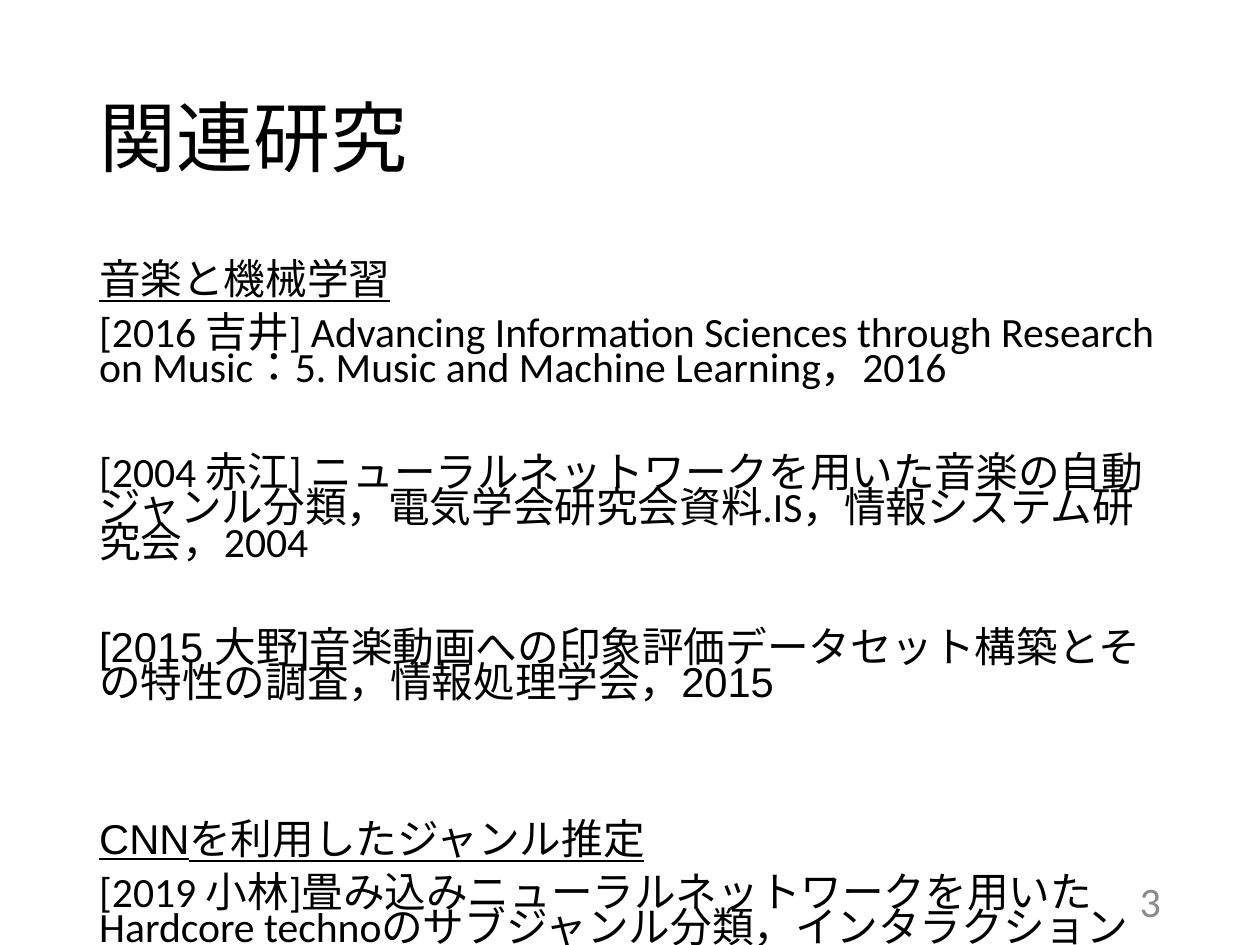
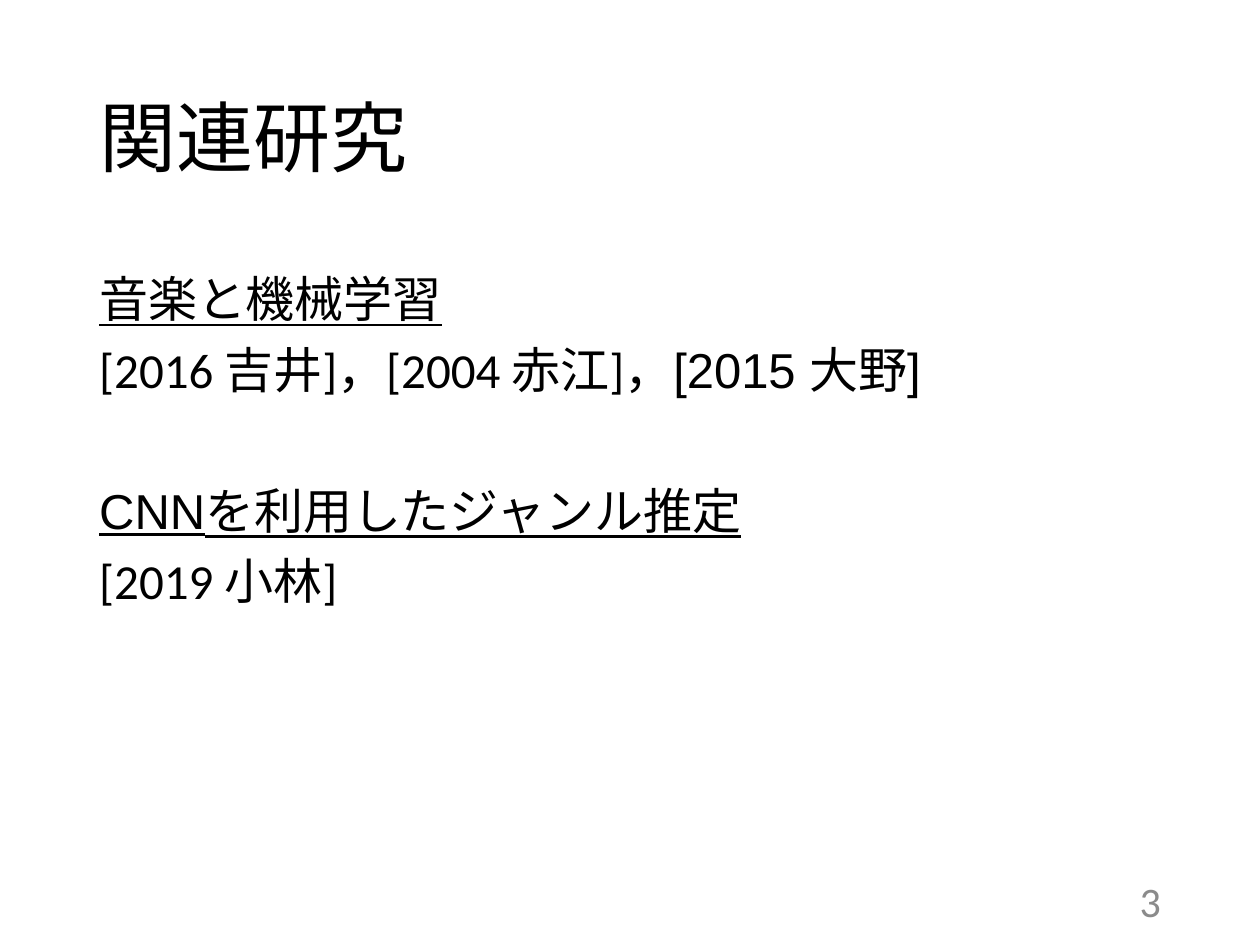
Before and after one commit to kait-takanolab/1821144-yoshii-thesis, a slide deck: slide 3 of 発表用スライド/1821144_卒研発表.pptx. Drawn at 1260x945 pixels with LibreOffice and Linux fonts; fonts in the diff are those of the drawing. Boxes give left, top, right and bottom in pixels: in the first picture for what was removed or moved away, otherwise in the second. Text is boxed around its words. In the diff, an @@ line names an element or a change of style, - is before the commit and + after.

Commit message:
1/19

```diff
--- a/発表用スライド/1821144_卒研発表.pptx
+++ b/発表用スライド/1821144_卒研発表.pptx
@@ text at bbox=[99, 275, 741, 538]: size 23.8 to 28 pt in "音楽と機械学習", "CNNを利用したジャンル推定"; line spacing 0.7 to 0.9 @@
@@ text at bbox=[99, 346, 920, 399]: text changed; size 23.8 to 28 pt @@
-[2016 吉井] Advancing Information Sciences through Research on Music：5. Music and Machine Learning，2016
-[2004 赤江] ニューラルネットワークを用いた音楽の自動ジャンル分類，電気学会研究会資料.IS，情報システム研究会，2004
-[2015 大野]音楽動画への印象評価データセット構築とその特性の調査，情報処理学会，2015
+[2016 吉井]，[2004 赤江]，[2015 大野]
@@ text at bbox=[99, 557, 337, 606]: text changed; size 23.8 to 28 pt @@
-[2019 小林]畳み込みニューラルネットワークを用いたHardcore technoのサブジャンル分類，インタラクション2019
+[2019 小林]
```
Also in this commit, not shown: 11 other slides changed.
